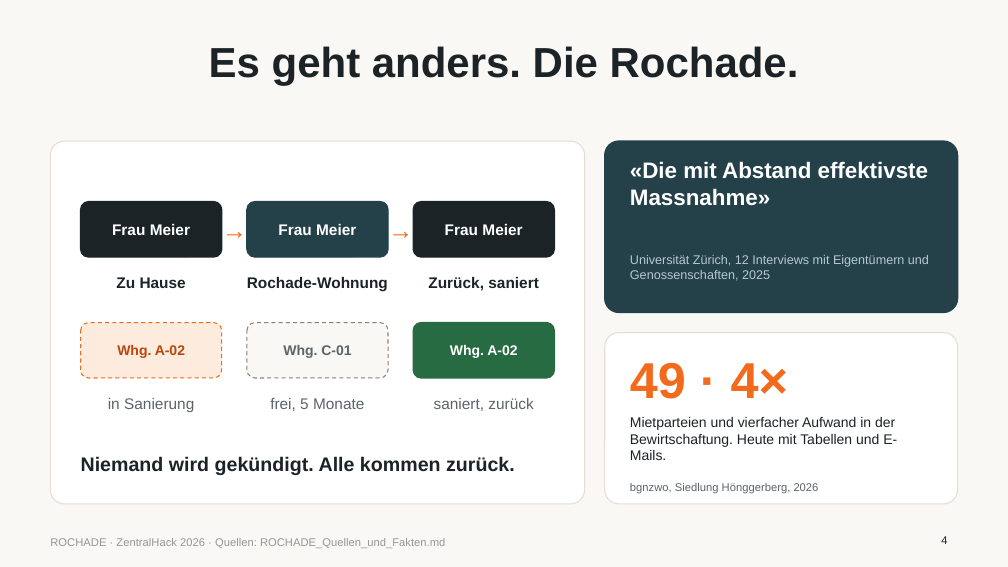
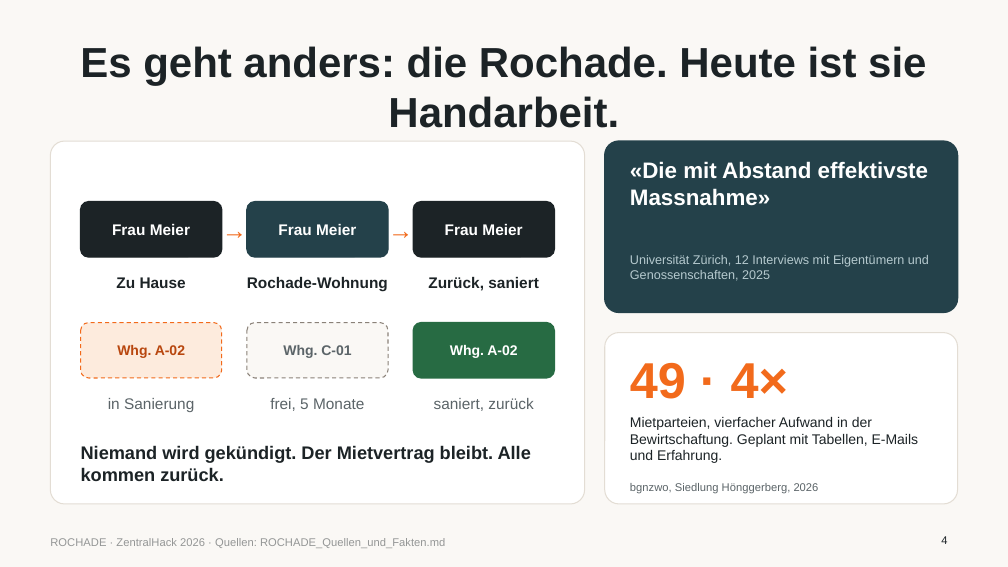
Before and after one commit to platret/ROCHADE, a slide deck: slide 4 of pitch/ROCHADE_Pitch.pptx. Drawn at 1008x567 pixels with LibreOffice and Linux fonts; fonts in the diff are those of the drawing. Boxes give left, top, right and bottom in pixels: in the first picture for what was removed or moved away, otherwise in the second. Text is boxed around its words. In the diff, an @@ line names an element or a change of style, - is before the commit and + after.

```diff
--- a/pitch/ROCHADE_Pitch.pptx
+++ b/pitch/ROCHADE_Pitch.pptx
@@ title at <box>80,46,926,128</box>: text changed @@
-Es geht anders. Die Rochade.
+Es geht anders: die Rochade. Heute ist sie Handarbeit.
@@ text at <box>630,417,919,463</box>: text changed @@
-Mietparteien und vierfacher Aufwand in der Bewirtschaftung. Heute mit Tabellen und E-Mails.
+Mietparteien, vierfacher Aufwand in der Bewirtschaftung. Geplant mit Tabellen, E-Mails und Erfahrung.
@@ text at <box>81,445,531,481</box>: text changed; size 14 to 13 pt @@
-Niemand wird gekündigt. Alle kommen zurück.
+Niemand wird gekündigt. Der Mietvertrag bleibt. Alle kommen zurück.
```
Also in this commit, not shown: 5 other slides changed, 2 slides added, 2 slides removed, 2 other files.
